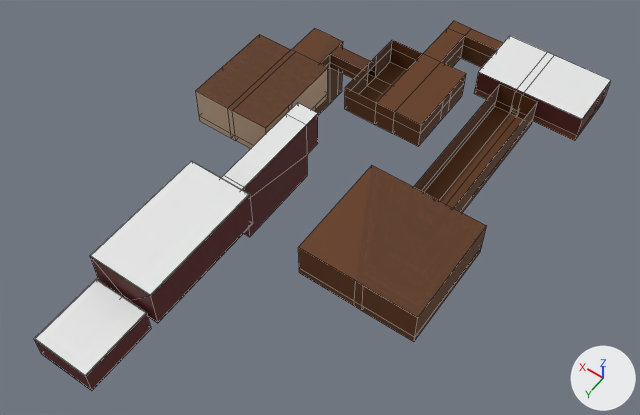
One commit to the FBX model PigeonTheGame/Assets/LevelBlockOut.fbx: the scene before it, then after it.
The view is the same before and after, from a 50 mm camera at (-297.0, 149.0, 530.0) aimed at (-50.0, -197.0, -14.0). The lights are fixed; the arrows at lower right show +X, +Y and +Z. Mesh edges are drawn as thin lines. Where no turn or scale is listed for an object, it has been applied to the vertices. Vertices at the same position are counted once.
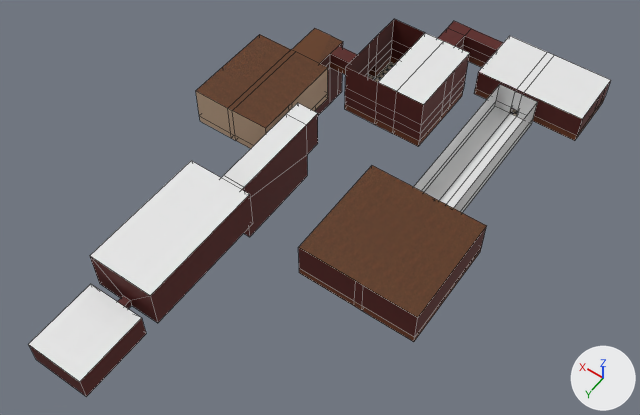
Edits to the bpy script that builds the scene:
```text
Change me_cube_001:
    used by ob_cube_001; location = (0.0, 0.0, 0.0)
    verts and faces of me_cube_001; kept vertices keep their numbers, new ones are numbered from 321
    before: 0 (-23.0, -35.0, 20.0) at pixel (146, 312), 1 (23.0, 22.0, -1.0) at pixel (41, 354), 2 (23.0, 22.0, 20.0) at pixel (33, 338), 3 (-23.0, 22.0, 20.0) at pixel (85, 376), 4 (-23.0, 22.0, -1.0) at pixel (91, 390)
    before: 5 (-23.0, -35.0, -1.0) at pixel (151, 328), 6 (3.0, -35.0, 12.0), 7 (-3.0, -35.0, 12.0), 8 (-3.0, -35.0, 6.0), 9 (23.0, -35.0, -1.0)
    before: 10 (3.0, -35.0, 6.0), 11 (23.0, -35.0, 20.0) at pixel (96, 278)
    remove me_cube_001.from_pydata(...)  # 321 vertices, 287 faces; spans x -181.0..85.0, y -430.0..22.0, z -59.0..40.0
    add me_cube_001.from_pydata(...)  # 348 vertices, 315 faces; spans x -181.0..85.0, y -430.0..27.0, z -59.0..40.0
    me_cube_001 part 1
    add for i in [*range(0, 12)]: verts[i] += (0.0, 5.0, 0.0)
    me_cube_001 part 2
    18 faces are deleted
    15 new vertices lie (0.0, 0.0, 6.0) away from vertices in x -79.0..-5.0, y -419.0..-295.0, z -13.0
    12 new vertices lie (0.0, 0.0, 24.0) away from vertices in x -79.0..-5.0, y -367.0..-295.0, z 12.0
    28 new faces join them, mat_owlwall (picture img_owlwall_png)
    16 new faces join them, mat_walllibrary (picture img_walllibrary_png)
    2 new faces join them, mat_roof (its picture is missing)
    me_cube_001 part 3: 76 faces spanning x -172.0..65.0, y -419.0..-138.0, z -59.0..19.0 switch from mat_woodfloor (picture img_woodfloor_basecolor_tga) to mat_owlwall (picture img_owlwall_png)
    me_cube_001 part 4: 25 faces spanning x -143.0..65.0, y -372.0..-232.0, z -13.0..12.0 switch from mat_woodfloor (picture img_woodfloor_basecolor_tga) to mat_gridfloor (its picture is missing)
    me_cube_001 part 5: 14 faces spanning x -128.0..34.0, y -419.0..-295.0, z -13.0 switch from mat_woodfloor (picture img_woodfloor_basecolor_tga) to mat_gridfloor_bw (picture img_gridfloor_bw_png)
```

What differs and where, as boxes (x1, y1, x2, y2) in the pictures (640 x 415 px; the box of a moved part takes in the faces that stretch with it):
'Cube.001', reshaped: before (34, 21, 611, 391); after (28, 19, 611, 397)
part 1 of me_cube_001, moved or reshaped: before (34, 279, 151, 391); after (28, 284, 146, 397)
part 2 of me_cube_001, built on: before (345, 45, 491, 146); after (345, 19, 491, 146)
part 3 of me_cube_001, recoloured: (302, 21, 503, 336) in both
part 4 of me_cube_001, recoloured (brown to grey): (414, 85, 537, 212) in both
part 5 of me_cube_001, recoloured: before (360, 62, 517, 116); after (368, 62, 517, 116)
